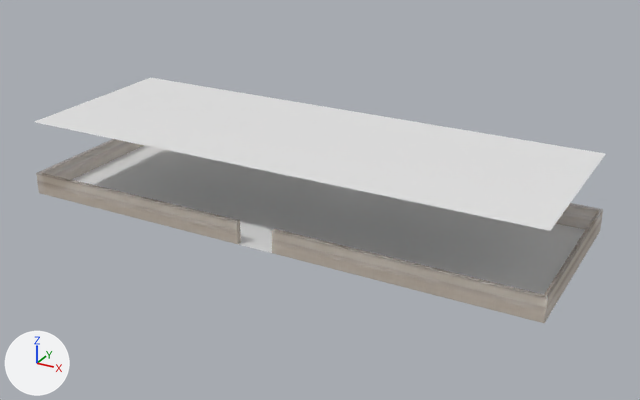
Two versions of the FBX model PJ/KnHorror_Project/Assets/Room/Room_02.fbx, one commit apart.
One viewpoint serves both versions: a camera (50 mm lens) standing at (4.31, -7.53, 3.93) and looking at (0.18, -0.02, 0.18). The lights are fixed; the arrows at lower left show +X, +Y and +Z. The picture after the commit comes second.
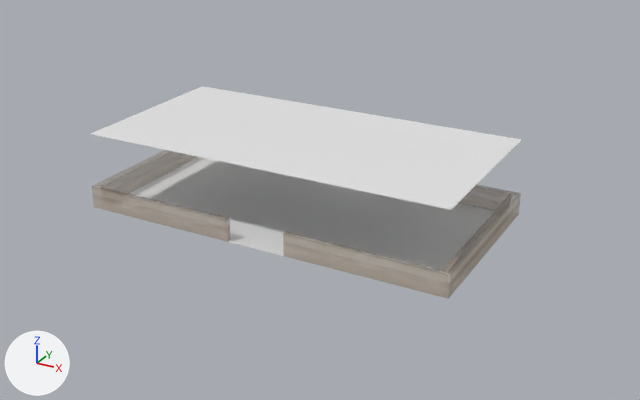
Patch to the scene script:
```diff
--- a/PJ/KnHorror_Project/Assets/Room/Room_02.fbx.py
+++ b/PJ/KnHorror_Project/Assets/Room/Room_02.fbx.py
@@ me_plane_009 @@
 # used by ob_plane; location = (0.0, 0.0, 0.0)
-me_plane_009.from_pydata(...)  # 4 vertices, 1 face; spans x -2.83..2.83, y -1.0..1.0, z 0.84
-me_plane_009.vertices[0].co = (-2.83, 1.0, 0.84)  # pixel (150, 77)
-me_plane_009.vertices[1].co = (-2.83, -1.0, 0.84)  # pixel (33, 122)
-me_plane_009.vertices[2].co = (2.83, 1.0, 0.84)  # pixel (605, 153)
-me_plane_009.vertices[3].co = (2.83, -1.0, 0.84)  # pixel (550, 230)
+me_plane_009.from_pydata(...)  # 4 vertices, 1 face; spans x -2.03..1.98, y -1.0..1.0, z 0.84
+# me_plane_009 part 2
+me_plane_009.vertices[0].co = (-2.03, 1.0, 0.84)  # pixel (202, 86)
+me_plane_009.vertices[1].co = (-2.03, -1.0, 0.84)  # pixel (89, 133)
+me_plane_009.vertices[2].co = (1.98, 1.0, 0.84)  # pixel (521, 139)
+me_plane_009.vertices[3].co = (1.98, -1.0, 0.84)  # pixel (450, 209)
@@ me_plane_011 @@
 # used by ob_plane_002; location = (0.0, 0.0, 0.0)
-me_plane_011.from_pydata(...)  # 69 vertices, 51 faces; spans x -2.87..2.87, y -1.02..1.02, z 0.0..0.84
+me_plane_011.from_pydata(...)  # 69 vertices, 51 faces; spans x -2.07..2.02, y -1.02..1.02, z 0.0..0.84
+# me_plane_011 part 1: 69 of 69 vertices moved; they spanned x -2.87..2.87, y -1.02..1.02, z 0.0..0.84 and now span x -2.07..2.02, y -1.02..1.02, z 0.0..0.84; mean shift (-0.02, 0.0, 0.03)
 me_plane_011.materials.append(mat_material_007)
@@ me_plane_010 @@
 # used by ob_plane_001; location = (0.0, 0.0, 0.0)
-me_plane_010.from_pydata(...)  # 4 vertices, 1 face; spans x -2.87..2.87, y -1.02..1.02, z 0.0
-me_plane_010.vertices[0].co = (-2.87, 1.02, 0.0)
-me_plane_010.vertices[1].co = (-2.87, -1.02, 0.0)  # pixel (38, 193)
-me_plane_010.vertices[2].co = (2.87, 1.02, 0.0)  # pixel (600, 230)
-me_plane_010.vertices[3].co = (2.87, -1.02, 0.0)  # pixel (544, 323)
+me_plane_010.from_pydata(...)  # 4 vertices, 1 face; spans x -2.07..2.02, y -1.02..1.02, z 0.0
+# me_plane_010 part 3
+me_plane_010.vertices[0].co = (-2.07, 1.02, 0.0)
+me_plane_010.vertices[1].co = (-2.07, -1.02, 0.0)  # pixel (93, 207)
+me_plane_010.vertices[2].co = (2.02, 1.02, 0.0)  # pixel (518, 214)
+me_plane_010.vertices[3].co = (2.02, -1.02, 0.0)  # pixel (448, 298)
```

What differs and where, as boxes [x1, y1, x2, y2] in the pictures (640 x 400 px):
'Plane', reshaped (25% narrower, 19% shorter)
    before: [35, 78, 605, 231]
    after: [91, 86, 521, 210]
'Plane.001', reshaped
    before: [57, 145, 598, 322]
    after: [116, 157, 511, 287]
'Plane.002', reshaped (24% narrower, 19% shorter)
    before: [36, 139, 603, 323]
    after: [92, 150, 521, 299]
